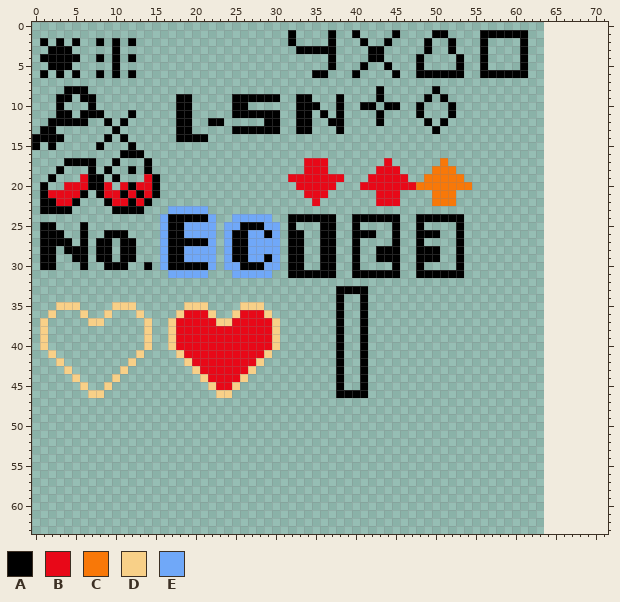
File history of a pixel-art file, aseprite/ui/ui_small.aseprite. The picture above was drawn from the file before the commit.
64x64 pixels, 1 frame. The old version is drawn lined up with the new one, on the new canvas.
Palette (. is transparent): A #000000  B #e80818  C #f87808  D #f8d088  E #70a8f8
Pixels before (only the part around the change), first column x 0:
 0 ........................................................................
 1 ................................A....A..A....A....AA....AAAAAA..........
 2 .A.A.A..A.A.A...................A....A...A..A....A..A...A....A..........
 3 ..AAA.....A......................AAAAA....AA.....A..A...A....A..........
 4 .AAAAA..A.A.A........................A....AA....A....A..A....A..........
 5 ..AAA.....A..........................A...A..A...A....A..A....A..........
 6 .A.A.A..A.A.A......................AA...A....A..AAAAAA..AAAAAA..........
 7 ........................................................................
 8 ....AAA....................................A......A.....................
 9 ...AA.AA..........AA.....AAAAAA..AA...A....A.....A.A....................
10 ...A...A..........AA.....AA......AAA..A..AA.AA..A...A...................
11 ...AA.AAA...A.....AA.....AAAAAA..AA.A.A....A....A...A...................
12 ..AAAAA..A.A......AA..AA.....AA..AA..AA....A.....A.A....................
13 .AA.......A.......AA.....AAAAAA..AA...A...........A.....................
14 AAAA.....A.A......AAAA..................................................
15 A.A.....A...A...........................................................
16 ...........AAA..........................................................
17 ....AAAA..A...A...................BBB.......B......C....................
18 ...A...A.A..A.A...................BBB......BBB....CCC...................
19 ..A...BAA.A...BA................BBBBBBB...BBBBB..CCCCC..................
20 .A..BBBAAB.BABBA.................BBBBB...BBBBBBBCCCCCCC.................
21 .ABBBBA.ABBABABA..................BBB......BBB....CCC...................
22 .AABBA...ABBABA....................B.......BBB....CCC...................
23 .AAAA.....AAAA...EEEEE..................................................
24 ................EAAAAAE..EEEEE..AAAAAA..AAAAAA..AAAAAA..................
25 .AA...A.........EAAEEEE.EEAAAEE.A...AA..A....A..A....A..................
26 .AAA..A..AAA....EAAEEEE.EAAEEAE.AA..AA..AAA..A..AAA..A..................
27 .AAAA.A.AA.AA...EAAAAAE.EAAEEEE.AA..AA..A....A..A....A..................
28 .AA.AAA.AA.AA...EAAEEEE.EAAEEEE.AA..AA..A..AAA..AAA..A..................
29 .AA..AA.AA.AA...EAAEEEE.EAAEEAE.AA..AA..A..AAA..AAA..A..................
30 .AA...A..AAA..A.EAAAAAE.EEAAAEE.AA..AA..A....A..A....A..................
31 .................EEEEE...EEEEE..AAAAAA..AAAAAA..AAAAAA..................
32 ........................................................................
33 ......................................AAAA..............................
34 ......................................A..A..............................
35 ...DDD....DDD......DDD....DDD.........A..A..............................
36 ..D...D..D...D....DBBBD..DBBBD........A..A..............................
After the commit:
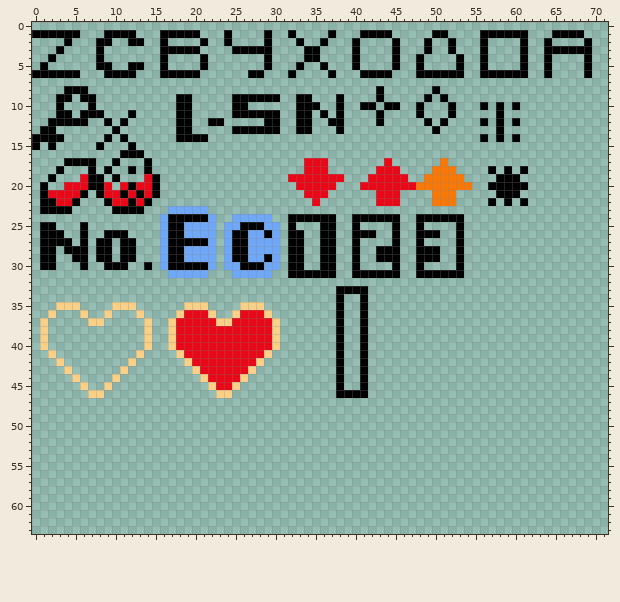
Diff:
canvas 64x64 -> 72x64
The edit adds colour A in row 1 at x 0 to 5, 9 to 12, 16 to 20, 24, 29, 41 to 44 and 65 to 68; in row 2 at x 4, 9, 13, 16, 21, 24, 29, 33, 36, 40, 45, 64 and 69; in row 3 at x 8, 16 to 20, 25 to 29, 40, 45 and 64 to 69; in row 4 at x 16, 21, 29, 34 to 35, 40, 45, 64 and 69; in row 5 at x 1, 8 to 9, 12 to 13, 16, 21, 29, 33, 36, 40, 45, 64 and 69; in row 6 at x 0, 2, 4, 9, 11, 16 to 20, 27 to 28, 32, 37, 41 to 44, 64 and 69.
The edit adds colour A in row 10 at x 56, 58 and 60; in row 11 at x 58; in row 12 at x 56, 58 and 60; in row 13 at x 58; in row 14 at x 56, 58 and 60; in row 18 at x 57, 59 and 61.
The edit adds colour A in row 19 at x 58 to 60; in row 20 at x 57 to 61; in row 21 at x 58 to 60; in row 22 at x 57, 59 and 61.
The edit erases colour A in row 1 at x 40 and 45; in row 2 at x 1, 3, 5, 10, 32, 37, 41 and 44; in row 3 at x 2, 4, 10, 33, 36 to 37 and 42 to 43; in row 4 at x 1, 3 to 5, 10, 12, 37 and 42 to 43; in row 5 at x 2 to 4, 10, 37, 41 and 44; in row 6 at x 8, 35 to 36, 40 and 45.
Where, in picture pixels (left, top, right, bottom), the same in both pictures:
changed: (32, 30, 400, 78)
added: (480, 30, 592, 142)
added: (488, 166, 528, 206)
